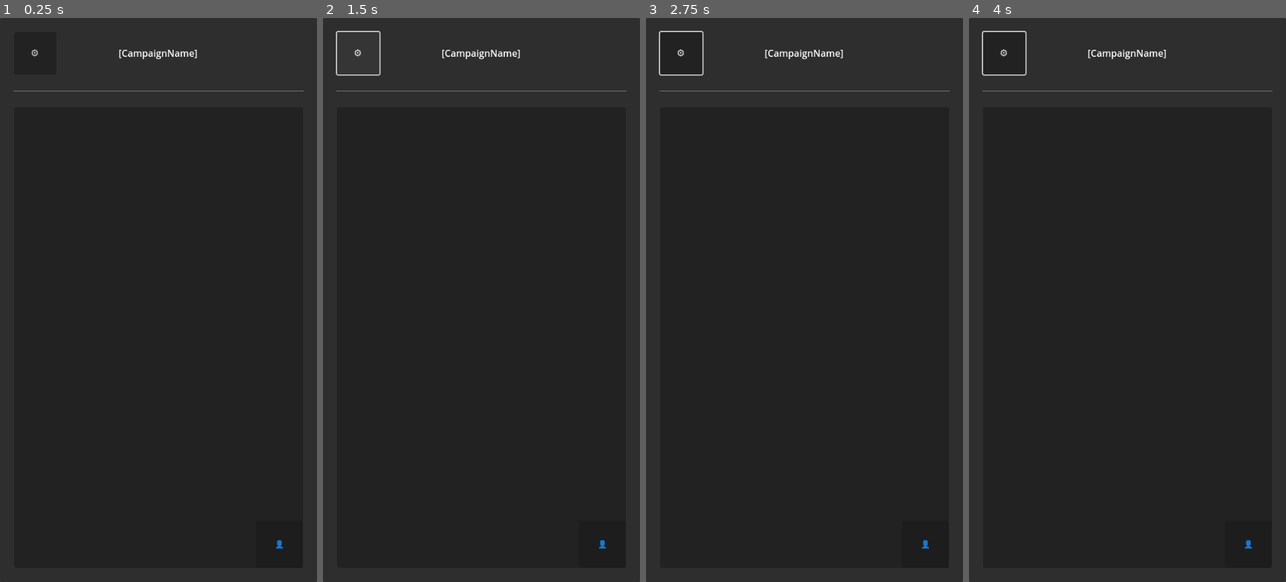
Above: before the commit, frames 1-4 (left to right).
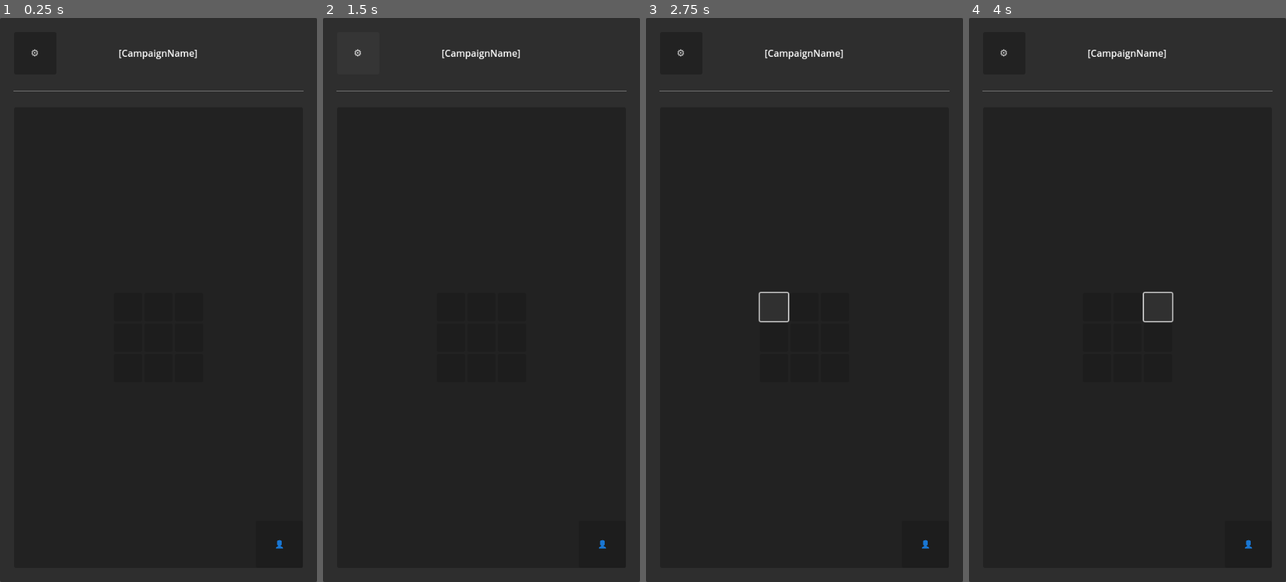
Above: after the commit, the same moments.

Repository: ever-jr/easy_rpg
Game: Godot game, scene res://scenes/pages/campaign_page.tscn
Same seed, same stepped clock (60 frames per second), same inputs: the game is played once before the commit and once after it. This scene is started directly instead of the project's main scene.
Inputs (mouse positions are in pixels of both pictures, inside the frame that each line leads up to):
- Up to frame 1 (0.25 s): no input
- Up to frame 2 (1.5 s): click "⚙️" at 0.5 s; click (357, 51) at 1.25 s, where only the run after the commit has a clickable "<"
- Up to frame 3 (2.75 s): click (772, 305) at 2.02 s
- Up to frame 4 (4 s): click (1127, 305) at 2.77 s; click (1159, 305) at 3.52 s

The runs differ from the first frame. In frame 2, 0.1% of the frame differs, in the area x 4-19%, y 2-11%; in frame 3, 0.2%, in the area x 4-46%, y 2-54%; in frame 4, 0.2%.
Error in both runs: Invalid access to property or key 'auth_token' on a base object of type 'Nil'. (res://scripts/logged_user.gd:15)

Commit message:
sheet properties can be excluded now and added a map grid which does nothing

Diff:
--- /dev/null
+++ b/resources/sheet/sheet_data_default.tres
@@ -0,0 +1,65 @@
+[gd_resource type="Resource" script_class="SheetData" load_steps=10 format=3 uid="uid://brhmq0gpq31p5"]
+
+[ext_resource type="Script" uid="uid://bvkbu4xukmp06" path="res://scenes/components/sheet/sheet_property_data.gd" id="1_qhyis"]
+[ext_resource type="Script" uid="uid://vvyu3evmy7ev" path="res://scenes/components/sheet/sheet_data.gd" id="2_5m13s"]
+
+[sub_resource type="Resource" id="Resource_40yag"]
+script = ExtResource("1_qhyis")
+title = "level"
+value = "1"
+type = 1
+size = 0
+metadata/_custom_type_script = "uid://bvkbu4xukmp06"
+
+[sub_resource type="Resource" id="Resource_msxgw"]
+script = ExtResource("1_qhyis")
+title = "exp."
+value = "0"
+type = 1
+size = 0
+metadata/_custom_type_script = "uid://bvkbu4xukmp06"
+
+[sub_resource type="Resource" id="Resource_wwn0v"]
+script = ExtResource("1_qhyis")
+title = "total exp."
+value = "50"
+type = 1
+size = 0
+metadata/_custom_type_script = "uid://bvkbu4xukmp06"
+
+[sub_resource type="Resource" id="Resource_qhyis"]
+script = ExtResource("1_qhyis")
+title = "strength"
+value = "3"
+type = 1
+size = 0
+metadata/_custom_type_script = "uid://bvkbu4xukmp06"
+
+[sub_resource type="Resource" id="Resource_5m13s"]
+script = ExtResource("1_qhyis")
+title = "dexterity"
+value = "4"
+type = 1
+size = 0
+metadata/_custom_type_script = "uid://bvkbu4xukmp06"
+
+[sub_resource type="Resource" id="Resource_a7yrv"]
+script = ExtResource("1_qhyis")
+title = "intelligence"
+value = "2"
+type = 1
+size = 0
+metadata/_custom_type_script = "uid://bvkbu4xukmp06"
+
+[sub_resource type="Resource" id="Resource_jd8nj"]
+script = ExtResource("1_qhyis")
+title = "gold"
+value = "10"
+type = 1
+size = 0
+metadata/_custom_type_script = "uid://bvkbu4xukmp06"
+
+[resource]
+script = ExtResource("2_5m13s")
+properties = Array[ExtResource("1_qhyis")]([SubResource("Resource_40yag"), SubResource("Resource_msxgw"), SubResource("Resource_wwn0v"), SubResource("Resource_qhyis"), SubResource("Resource_5m13s"), SubResource("Resource_a7yrv"), SubResource("Resource_jd8nj")])
+metadata/_custom_type_script = "uid://vvyu3evmy7ev"
--- /dev/null
+++ b/resources/sheet/sheet_property_data_icon.tres
@@ -0,0 +1,11 @@
+[gd_resource type="Resource" script_class="SheetPropertyData" load_steps=2 format=3 uid="uid://p7mllr216j7k"]
+
+[ext_resource type="Script" uid="uid://bvkbu4xukmp06" path="res://scenes/components/sheet/sheet_property_data.gd" id="1_bsb06"]
+
+[resource]
+script = ExtResource("1_bsb06")
+title = "icon"
+value = "👤"
+type = 0
+size = 0
+metadata/_custom_type_script = "uid://bvkbu4xukmp06"
--- /dev/null
+++ b/resources/sheet/sheet_property_data_name.tres
@@ -0,0 +1,11 @@
+[gd_resource type="Resource" script_class="SheetPropertyData" load_steps=2 format=3 uid="uid://odmct4e3gyw7"]
+
+[ext_resource type="Script" uid="uid://bvkbu4xukmp06" path="res://scenes/components/sheet/sheet_property_data.gd" id="1_sgmcb"]
+
+[resource]
+script = ExtResource("1_sgmcb")
+title = "name"
+value = "Character's name"
+type = 0
+size = 1
+metadata/_custom_type_script = "uid://bvkbu4xukmp06"
--- /dev/null
+++ b/resources/sheet/sheet_property_input_big.tres
@@ -0,0 +1,4 @@
+[gd_resource type="Theme" format=3 uid="uid://ofrbf1qt12kx"]
+
+[resource]
+LineEdit/constants/minimum_character_width = 24
--- /dev/null
+++ b/resources/sheet/sheet_property_input_medium.tres
@@ -0,0 +1,4 @@
+[gd_resource type="Theme" format=3 uid="uid://c2xr6r63eocms"]
+
+[resource]
+LineEdit/constants/minimum_character_width = 16
--- /dev/null
+++ b/resources/sheet/sheet_property_input_small.tres
@@ -0,0 +1,4 @@
+[gd_resource type="Theme" format=3 uid="uid://btcb6w3ei6j3m"]
+
+[resource]
+LineEdit/constants/minimum_character_width = 3
--- /dev/null
+++ b/scenes/components/map_grid/map_grid.tscn
@@ -0,0 +1,48 @@
+[gd_scene load_steps=2 format=3 uid="uid://bksmpv1hw7cqu"]
+
+[sub_resource type="StyleBoxEmpty" id="StyleBoxEmpty_yfgga"]
+
+[node name="MapGrid" type="PanelContainer"]
+offset_right = 98.0
+offset_bottom = 101.0
+theme_override_styles/panel = SubResource("StyleBoxEmpty_yfgga")
+
+[node name="GridContainer" type="GridContainer" parent="."]
+layout_mode = 2
+columns = 3
+
+[node name="Button" type="Button" parent="GridContainer"]
+custom_minimum_size = Vector2(48, 48)
+layout_mode = 2
+
+[node name="Button2" type="Button" parent="GridContainer"]
+custom_minimum_size = Vector2(48, 48)
+layout_mode = 2
+
+[node name="Button3" type="Button" parent="GridContainer"]
+custom_minimum_size = Vector2(48, 48)
+layout_mode = 2
+
+[node name="Button4" type="Button" parent="GridContainer"]
+custom_minimum_size = Vector2(48, 48)
+layout_mode = 2
+
+[node name="Button5" type="Button" parent="GridContainer"]
+custom_minimum_size = Vector2(48, 48)
+layout_mode = 2
+
+[node name="Button6" type="Button" parent="GridContainer"]
+custom_minimum_size = Vector2(48, 48)
+layout_mode = 2
+
+[node name="Button7" type="Button" parent="GridContainer"]
+custom_minimum_size = Vector2(48, 48)
+layout_mode = 2
+
+[node name="Button8" type="Button" parent="GridContainer"]
+custom_minimum_size = Vector2(48, 48)
+layout_mode = 2
+
+[node name="Button9" type="Button" parent="GridContainer"]
+custom_minimum_size = Vector2(48, 48)
+layout_mode = 2
--- /dev/null
+++ b/scenes/components/sheet/sheet_data.gd
@@ -0,0 +1,10 @@
+class_name SheetData
+extends Resource
+
+
+const CORE_PROPERTIES: Array[SheetPropertyData] = [
+    preload("res://resources/sheet/sheet_property_data_icon.tres"),
+    preload("res://resources/sheet/sheet_property_data_name.tres")
+]
+
+@export var properties: Array[SheetPropertyData] = []
--- /dev/null
+++ b/scenes/components/sheet/sheet_property.gd
@@ -0,0 +1,53 @@
+@tool
+class_name SheetProperty
+extends PanelContainer
+
+
+const _RESOURCE: PackedScene = preload("res://scenes/components/sheet/sheet_property.tscn")
+
+const _SHEET_INPUT_THEME_SMALL_RESOURCE_PATH: String = "res://resources/sheet/sheet_property_input_small.tres"
+const _SHEET_INPUT_THEME_MEDIUM_RESOURCE_PATH: String = "res://resources/sheet/sheet_property_input_medium.tres"
+const _SHEET_INPUT_THEME_BIG_RESOURCE_PATH: String = "res://resources/sheet/sheet_property_input_big.tres"
+
+@onready var label: Label = %Title
+@onready var input: LineEdit = %Input
+
+@export var data: SheetPropertyData:
+    get(): return data
+    set(value):
+        data = value
+        print("sheet property changed!")
+        _update_properties()
+
+
+func _ready() -> void:
+    _update_properties()
+
+
+func _update_properties() -> void:
+    if (data == null
+        or label == null
+        or input == null):
+        return
+
+    label.text = data.title
+    input.text = data.value
+
+    var input_theme_path: String = _SHEET_INPUT_THEME_MEDIUM_RESOURCE_PATH
+
+    if data.size == SheetPropertyData.SheetPropertySize.small:
+        input_theme_path = _SHEET_INPUT_THEME_SMALL_RESOURCE_PATH
+
+    elif data.size == SheetPropertyData.SheetPropertySize.big:
+        input_theme_path = _SHEET_INPUT_THEME_BIG_RESOURCE_PATH
+
+    var input_theme: Theme = load(input_theme_path)
+
+    if input_theme == null:
+        push_warning("invalid Input Them on SheetProperty!")
+    else:
+        input.theme = input_theme
+
+
+static func create() -> SheetProperty:
+    return _RESOURCE.instantiate()
--- /dev/null
+++ b/scenes/components/sheet/sheet_property.tscn
@@ -0,0 +1,40 @@
+[gd_scene load_steps=6 format=3 uid="uid://b66d7y1yt2tx8"]
+
+[ext_resource type="Script" uid="uid://cjg3i5u5ft8vv" path="res://scenes/components/sheet/sheet_property.gd" id="1_xcnym"]
+[ext_resource type="Script" uid="uid://bvkbu4xukmp06" path="res://scenes/components/sheet/sheet_property_data.gd" id="2_8e13d"]
+[ext_resource type="Theme" uid="uid://c2xr6r63eocms" path="res://resources/sheet/sheet_property_input_medium.tres" id="3_ryanv"]
+
+[sub_resource type="StyleBoxEmpty" id="StyleBoxEmpty_1nfm1"]
+content_margin_left = 4.0
+content_margin_top = 4.0
+content_margin_right = 4.0
+content_margin_bottom = 4.0
+
+[sub_resource type="Resource" id="Resource_8e13d"]
+script = ExtResource("2_8e13d")
+title = "[PropertyName]"
+value = "[Value]"
+type = 1
+size = 1
+metadata/_custom_type_script = "uid://bvkbu4xukmp06"
+
+[node name="SheetProperty" type="PanelContainer"]
+offset_right = 125.0
+offset_bottom = 58.0
+theme_override_styles/panel = SubResource("StyleBoxEmpty_1nfm1")
+script = ExtResource("1_xcnym")
+data = SubResource("Resource_8e13d")
+
+[node name="VBoxContainer" type="VBoxContainer" parent="."]
+layout_mode = 2
+
+[node name="Title" type="Label" parent="VBoxContainer"]
+unique_name_in_owner = true
+layout_mode = 2
+text = "[PropertyName]"
+
+[node name="Input" type="LineEdit" parent="VBoxContainer"]
+unique_name_in_owner = true
+layout_mode = 2
+theme = ExtResource("3_ryanv")
+text = "[Value]"
--- /dev/null
+++ b/scenes/components/sheet/sheet_property_data.gd
@@ -0,0 +1,25 @@
+class_name SheetPropertyData
+extends Resource
+
+enum SheetPropertySize { small, medium, big }
+enum SheetPropertyType { text, number }
+
+const _DEFAULT_PROPERTY_NAME: String = "[PropertyName]"
+const _DEFAULT_PROPERTY_VALUE: String = "[Value]"
+
+@export var title: String = _DEFAULT_PROPERTY_NAME
+@export var value: String = _DEFAULT_PROPERTY_VALUE
+@export var type := SheetPropertyType.number
+@export var size := SheetPropertySize.medium
+
+
+func _init(
+    in_title: String = _DEFAULT_PROPERTY_NAME,
+    in_value: String = _DEFAULT_PROPERTY_VALUE,
+    in_type := SheetPropertyType.text,
+    in_size := SheetPropertySize.medium,
+    ) -> void:
+    title = in_title
+    value = in_value
+    type = in_type
+    size = in_size
--- /dev/null
+++ b/scenes/models/excludable.gd
@@ -0,0 +1,27 @@
+class_name Excludable
+extends Control
+
+signal excluded(node: Node)
+
+const _RESOURCE: PackedScene = preload("res://scenes/models/excludable.tscn")
+
+
+static func create() -> Excludable:
+    return _RESOURCE.instantiate()
+
+
+## adds a component to this node or ignores if already has one.
+static func add_or_ignore(root_node: Node) -> Excludable:
+    for node in root_node.get_children():
+        if node is Excludable:
+            return node
+
+    var new_excludable := Excludable.create()
+    root_node.add_child(new_excludable)
+
+    return new_excludable
+
+
+func _on_button_down() -> void:
+    print("{0} excluded!".format([get_parent().name]))
+    excluded.emit(get_parent())
--- /dev/null
+++ b/scenes/models/excludable.tscn
@@ -0,0 +1,33 @@
+[gd_scene load_steps=2 format=3 uid="uid://wbe2cohr2n0p"]
+
+[ext_resource type="Script" uid="uid://c8bwdp4j75v2a" path="res://scenes/models/excludable.gd" id="1_rwwag"]
+
+[node name="Excludable" type="Control"]
+layout_mode = 3
+anchors_preset = 15
+anchor_right = 1.0
+anchor_bottom = 1.0
+grow_horizontal = 2
+grow_vertical = 2
+size_flags_horizontal = 3
+size_flags_vertical = 3
+script = ExtResource("1_rwwag")
+
+[node name="Label" type="Button" parent="."]
+z_index = 1
+custom_minimum_size = Vector2(32, 32)
+layout_mode = 1
+anchors_preset = -1
+anchor_left = 1.0
+anchor_right = 1.0
+offset_left = -16.0
+offset_top = -16.0
+offset_right = 16.0
+offset_bottom = 16.0
+grow_horizontal = 0
+size_flags_horizontal = 8
+size_flags_vertical = 0
+text = "❌"
+metadata/_edit_use_anchors_ = true
+
+[connection signal="button_down" from="Label" to="." method="_on_button_down"]
--- a/scenes/pages/campaign_page.gd
+++ b/scenes/pages/campaign_page.gd
@@ -9,7 +9,7 @@
     Database.fetch_campaigns($HTTPRequest, LoggedUser.access_token)
 
 
-func _on_http_request_request_completed(result:int, response_code:int, headers:PackedStringArray, body:PackedByteArray) -> void:
+func _on_http_request_request_completed(_result: int, response_code: int, _headers: PackedStringArray, body: PackedByteArray) -> void:
     if response_code == 200:
         var campaigns: Array = JSON.parse_string(body.get_string_from_utf8())
 
@@ -21,3 +21,7 @@
 
 func _on_http_request_property_list_changed() -> void:
     print("property changed!")
+
+
+func _on_button_settings_button_down() -> void:
+    get_tree().change_scene_to_file("res://scenes/pages/sheet_setup_page.tscn")
--- a/scenes/pages/campaign_page.tscn
+++ b/scenes/pages/campaign_page.tscn
@@ -1,6 +1,7 @@
-[gd_scene load_steps=3 format=3 uid="uid://dlm1waxd36ccm"]
+[gd_scene load_steps=4 format=3 uid="uid://dlm1waxd36ccm"]
 
 [ext_resource type="Script" uid="uid://bsyklw60uad4p" path="res://scenes/pages/campaign_page.gd" id="1_n4whh"]
+[ext_resource type="PackedScene" uid="uid://bksmpv1hw7cqu" path="res://scenes/components/map_grid/map_grid.tscn" id="2_cltbf"]
 
 [sub_resource type="StyleBoxEmpty" id="StyleBoxEmpty_n4whh"]
 
@@ -79,10 +80,19 @@
 grow_horizontal = 2
 grow_vertical = 2
 
-[node name="GridContainer" type="GridContainer" parent="Panel/VBoxContainer/Content/Panel"]
-layout_mode = 0
-offset_right = 40.0
-offset_bottom = 40.0
+[node name="MapGrid" parent="Panel/VBoxContainer/Content/Panel" instance=ExtResource("2_cltbf")]
+layout_mode = 1
+anchors_preset = 8
+anchor_left = 0.5
+anchor_top = 0.5
+anchor_right = 0.5
+anchor_bottom = 0.5
+offset_left = -49.0
+offset_top = -50.5
+offset_right = 49.0
+offset_bottom = 50.5
+grow_horizontal = 2
+grow_vertical = 2
 
 [node name="ButtonStatus" type="Button" parent="Panel/VBoxContainer/Content"]
 custom_minimum_size = Vector2(80, 80)
@@ -100,5 +110,6 @@
 
 [node name="HTTPRequest" type="HTTPRequest" parent="."]
 
+[connection signal="button_down" from="Panel/VBoxContainer/HBoxContainer/ButtonSettings" to="." method="_on_button_settings_button_down"]
 [connection signal="property_list_changed" from="HTTPRequest" to="." method="_on_http_request_property_list_changed"]
 [connection signal="request_completed" from="HTTPRequest" to="." method="_on_http_request_request_completed"]
--- /dev/null
+++ b/scenes/pages/sheet_setup_page.gd
@@ -0,0 +1,125 @@
+@tool
+extends Control
+
+@export var data: SheetData = null
+
+@onready var property_list: HFlowContainer = %PropertyList
+
+
+func _ready() -> void:
+    # add core properties
+    for i in range(data.CORE_PROPERTIES.size()):
+        var property_data: SheetPropertyData = data.CORE_PROPERTIES[i]
+
+        if property_data == null:
+            push_warning("invalid sheet core property({0}) data found on SheetSetupPage's data!".format([i]))
+            continue
+
+        var property: SheetProperty = null
+
+        if (property_list.get_child_count() - 1) >= i:
+            property = property_list.get_child(i) as SheetProperty
+        else:
+            property = SheetProperty.create()
+            property_list.add_child(property)
+
+        # update data
+        if property.data != property_data:
+            property.data = property_data
+
+    _update_properties()
+
+
+func _shortcut_input(event: InputEvent) -> void:
+    if event is InputEventKey:
+        if event.keycode == KEY_R:
+            print("refreshing properties...")
+            _update_properties()
+
+
+func _update_properties() -> void:
+    if data == null or property_list == null:
+        return
+
+    var properties_datas_num: int = data.properties.size()
+    var core_properties_datas_num: int = data.CORE_PROPERTIES.size()
+    var all_properties_datas_num: int = properties_datas_num + core_properties_datas_num
+    var properties_nodes_num: int = property_list.get_child_count()
+
+    # add aditional properties
+    for i in range(properties_datas_num):
+        var index_with_offset: int = i + core_properties_datas_num
+
+        var property_data: SheetPropertyData = data.properties[i]
+
+        if property_data == null:
+            push_warning("invalid sheet property({0}) data found on SheetSetupPage's data!".format([index_with_offset]))
+            continue
+
+        var property: SheetProperty = null
+
+        if (properties_nodes_num - 1) >= index_with_offset:
+            property = property_list.get_child(index_with_offset) as SheetProperty
+        else:
+            property = _add_property_node()
+
+        # update data
+        if property.data != property_data:
+            property.data = property_data
+
+    # update properties nodes amount
+    properties_nodes_num = property_list.get_child_count()
+
+    if properties_nodes_num > all_properties_datas_num:
+        #print("there still have properties nodes left, excluding...")
+        for i in range(all_properties_datas_num, properties_nodes_num):
+            var node := property_list.get_child(i) as SheetProperty
+
+            #print("excluding node: [{0}] {1}".format(
+            #    [i, node.data.title]
+            #))
+            _remove_property_node(node)
+
+
+func _on_property_excluded(node: Node) -> void:
+    var property := node as SheetProperty
+    if property == null:
+        return
+
+    var property_data_index: int = data.properties.find(property.data)
+
+    if property_data_index != -1:
+        print("erasing sheet property at: " + str(property_data_index))
+        data.properties.remove_at(property_data_index)
+        _update_properties()
+
+
+
+func _add_property_node() -> SheetProperty:
+    var property = SheetProperty.create()
+
+    if not Engine.is_editor_hint():
+        var excludable := Excludable.add_or_ignore(property)
+        excludable.excluded.connect(_on_property_excluded)
+
+    property_list.add_child(property)
+
+    return property
+
+
+func _remove_property_node(property: SheetProperty) -> void:
+    if property == null:
+        return
+
+    for node in property.get_children():
+        # clear excludable component's signal
+        if node is Excludable:
+            node.excluded.disconnect(_on_property_excluded)
+            node.queue_free()
+
+    property_list.remove_child(property)
+    property.queue_free()
+
+
+func _on_button_back_button_down() -> void:
+    get_tree().change_scene_to_file("res://scenes/pages/campaign_page.tscn")
--- /dev/null
+++ b/scenes/pages/sheet_setup_page.tscn
@@ -0,0 +1,84 @@
+[gd_scene load_steps=4 format=3 uid="uid://di8w6kkegrnvi"]
+
+[ext_resource type="Script" uid="uid://bfejbc0pun6e6" path="res://scenes/pages/sheet_setup_page.gd" id="1_fmdki"]
+[ext_resource type="Resource" uid="uid://brhmq0gpq31p5" path="res://resources/sheet/sheet_data_default.tres" id="2_hy83y"]
+
+[sub_resource type="StyleBoxEmpty" id="StyleBoxEmpty_hy83y"]
+
+[node name="SheetSetupPage" type="Control"]
+layout_mode = 3
+anchors_preset = 15
+anchor_right = 1.0
+anchor_bottom = 1.0
+grow_horizontal = 2
+grow_vertical = 2
+script = ExtResource("1_fmdki")
+data = ExtResource("2_hy83y")
+
+[node name="Panel" type="Panel" parent="."]
+layout_mode = 1
+anchors_preset = 15
+anchor_right = 1.0
+anchor_bottom = 1.0
+grow_horizontal = 2
+grow_vertical = 2
+
+[node name="VBoxContainer" type="VBoxContainer" parent="Panel"]
+layout_mode = 1
+anchors_preset = -1
+anchor_right = 1.0
+anchor_bottom = 1.0
+offset_left = 24.0
+offset_top = 24.0
+offset_right = -24.0
+offset_bottom = -24.0
+grow_horizontal = 2
+grow_vertical = 2
+
+[node name="HBoxContainer2" type="HBoxContainer" parent="Panel/VBoxContainer"]
+layout_mode = 2
+
+[node name="ButtonBack" type="Button" parent="Panel/VBoxContainer/HBoxContainer2"]
+custom_minimum_size = Vector2(72, 72)
+layout_mode = 2
+text = "<"
+
+[node name="Title" type="Label" parent="Panel/VBoxContainer/HBoxContainer2"]
+layout_mode = 2
+size_flags_horizontal = 3
+text = "Sheet Setup 📜⚙️"
+horizontal_alignment = 1
+
+[node name="VSeparator" type="VSeparator" parent="Panel/VBoxContainer/HBoxContainer2"]
+layout_mode = 2
+theme_override_constants/separation = 72
+theme_override_styles/separator = SubResource("StyleBoxEmpty_hy83y")
+
+[node name="ReferenceRect" type="ReferenceRect" parent="Panel/VBoxContainer/HBoxContainer2/VSeparator"]
+layout_mode = 1
+anchors_preset = 15
+anchor_right = 1.0
+anchor_bottom = 1.0
+grow_horizontal = 2
+grow_vertical = 2
+border_color = Color(0.54, 0.54, 0.54, 1)
+border_width = 2.0
+
+[node name="HSeparator" type="HSeparator" parent="Panel/VBoxContainer"]
+layout_mode = 2
+theme_override_constants/separation = 48
+
+[node name="Panel" type="Panel" parent="Panel/VBoxContainer"]
+layout_mode = 2
+size_flags_vertical = 3
+
+[node name="PropertyList" type="HFlowContainer" parent="Panel/VBoxContainer/Panel"]
+unique_name_in_owner = true
+layout_mode = 1
+anchors_preset = 15
+anchor_right = 1.0
+anchor_bottom = 1.0
+grow_horizontal = 2
+grow_vertical = 2
+
+[connection signal="button_down" from="Panel/VBoxContainer/HBoxContainer2/ButtonBack" to="." method="_on_button_back_button_down"]
